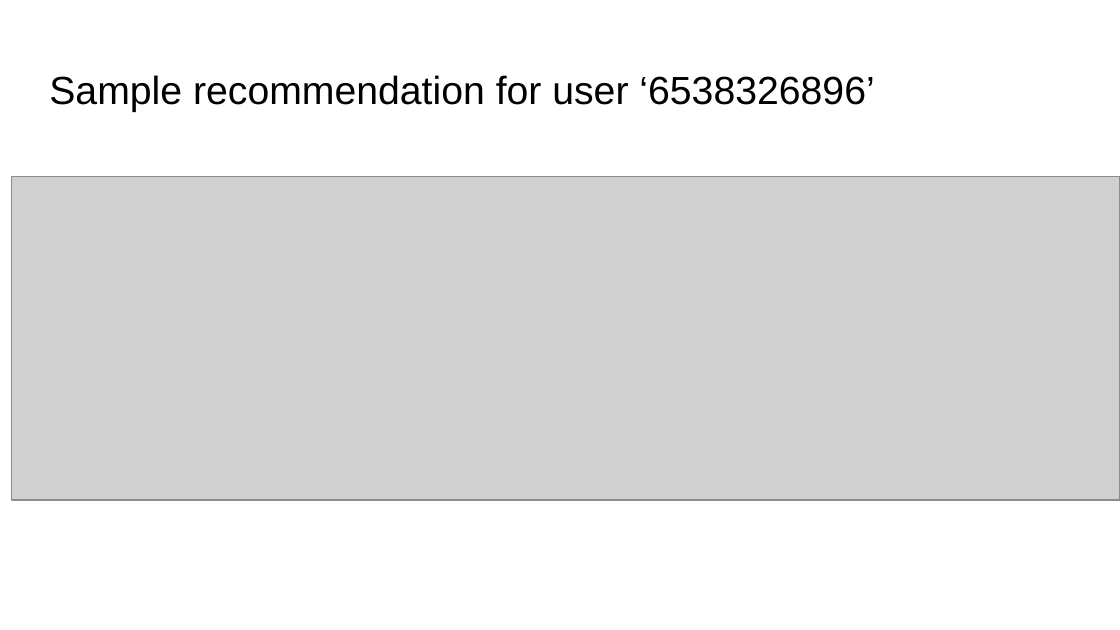
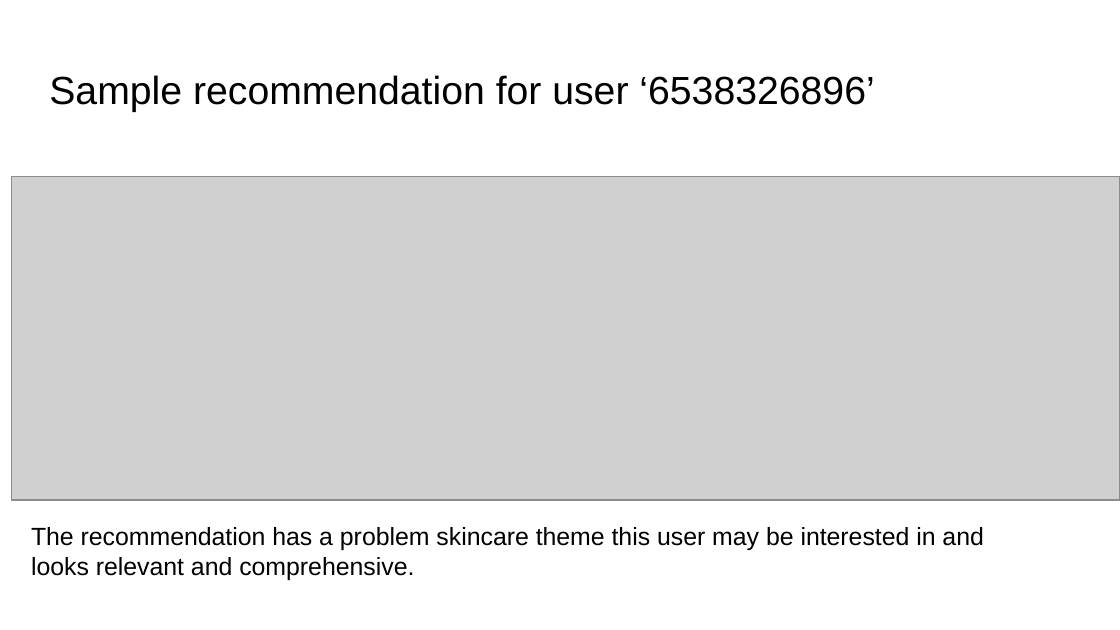
Before and after one commit to rowedata/deepLearningRecommender, a slide deck: slide 12 of reports/Capstone 2 Presentation Recommendation engine for Sephora.pptx. Drawn at 1120x630 pixels with LibreOffice and Linux fonts; fonts in the diff are those of the drawing; grey boxes stand for pictures. Boxes give left, top, right and bottom in pixels: in the first picture for what was removed or moved away, otherwise in the second. Text is boxed around its words. In the diff, an @@ line names an element or a change of style, - is before the commit and + after.

```diff
--- a/reports/Capstone 2 Presentation Recommendation engine for Sephora.pptx
+++ b/reports/Capstone 2 Presentation Recommendation engine for Sephora.pptx
@@ text added at (31, 527, 983, 580), 16 pt, text #000000 @@
+The recommendation has a problem skincare theme this user may be interested in and looks relevant and comprehensive.
```
Also in this commit, not shown: 4 other files.
